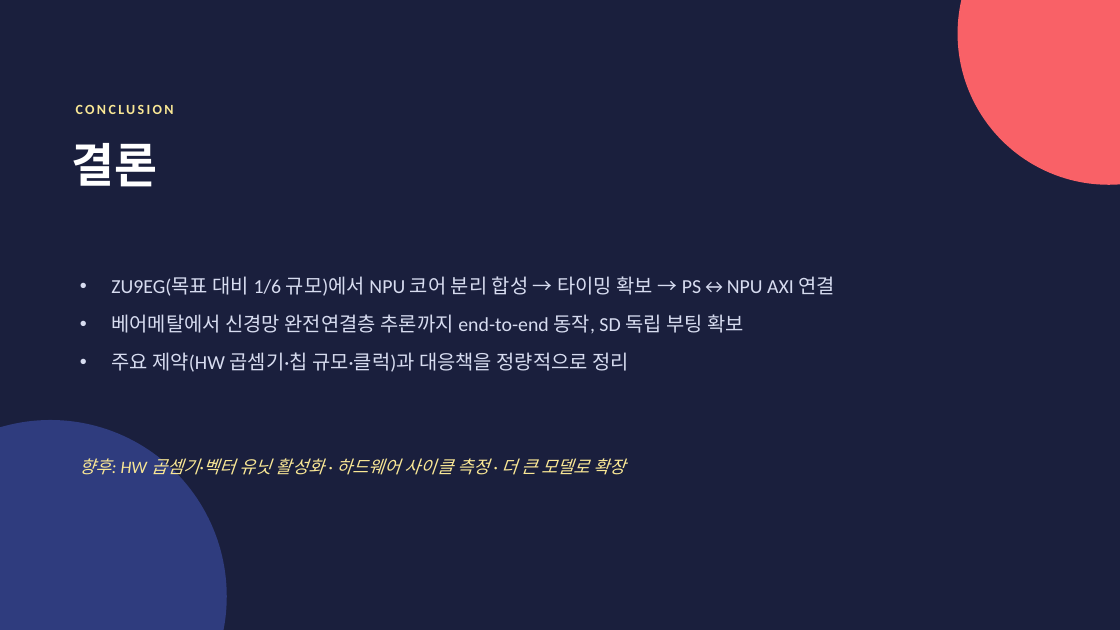
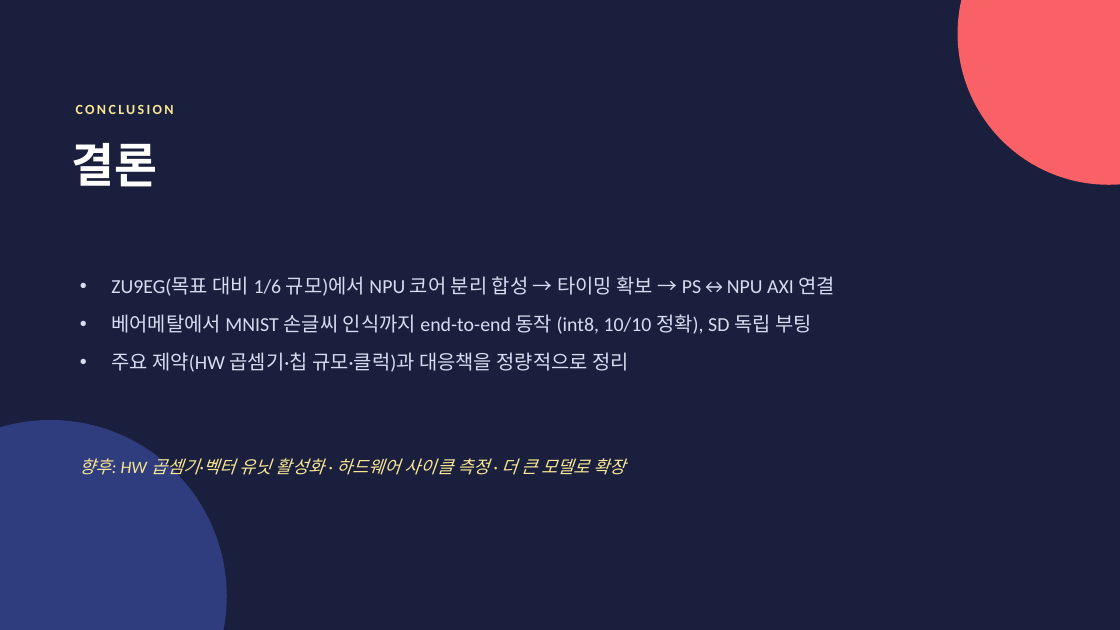
Before and after one commit to yudhxn/zcu102-coralnpu, a slide deck: slide 11 of docs/Coral_NPU_ZCU102.pptx (slide 10 before the commit). Drawn at 1120x630 pixels with LibreOffice and Linux fonts; fonts in the diff are those of the drawing. Boxes give left, top, right and bottom in pixels: in the first picture for what was removed or moved away, otherwise in the second. Text is boxed around its words. In the diff, an @@ line names an element or a change of style, - is before the commit and + after.

Commit message:
MNIST on NPU: int8 quantization (98% no loss), perf measurement, docs and deck updated

```diff
--- a/docs/Coral_NPU_ZCU102.pptx
+++ b/docs/Coral_NPU_ZCU102.pptx
@@ text at (111,314,812,334): text changed @@
-• 베어메탈에서 신경망 완전연결층 추론까지 end-to-end 동작, SD 독립 부팅 확보
+• 베어메탈에서 MNIST 손글씨 인식까지 end-to-end 동작 (int8, 10/10 정확), SD 독립 부팅
```
Also in this commit, not shown: 1 other slide changed, 2 slides added, 1 slide removed, 2 other files.
